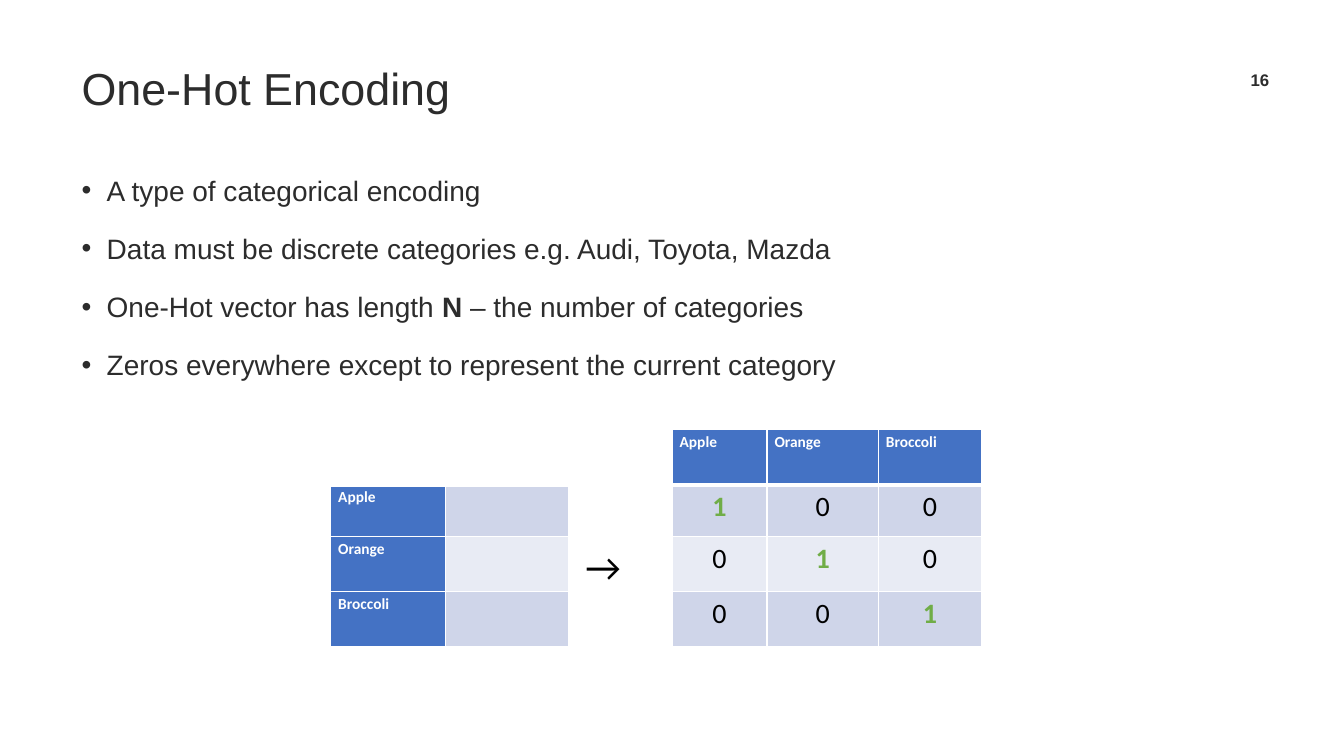
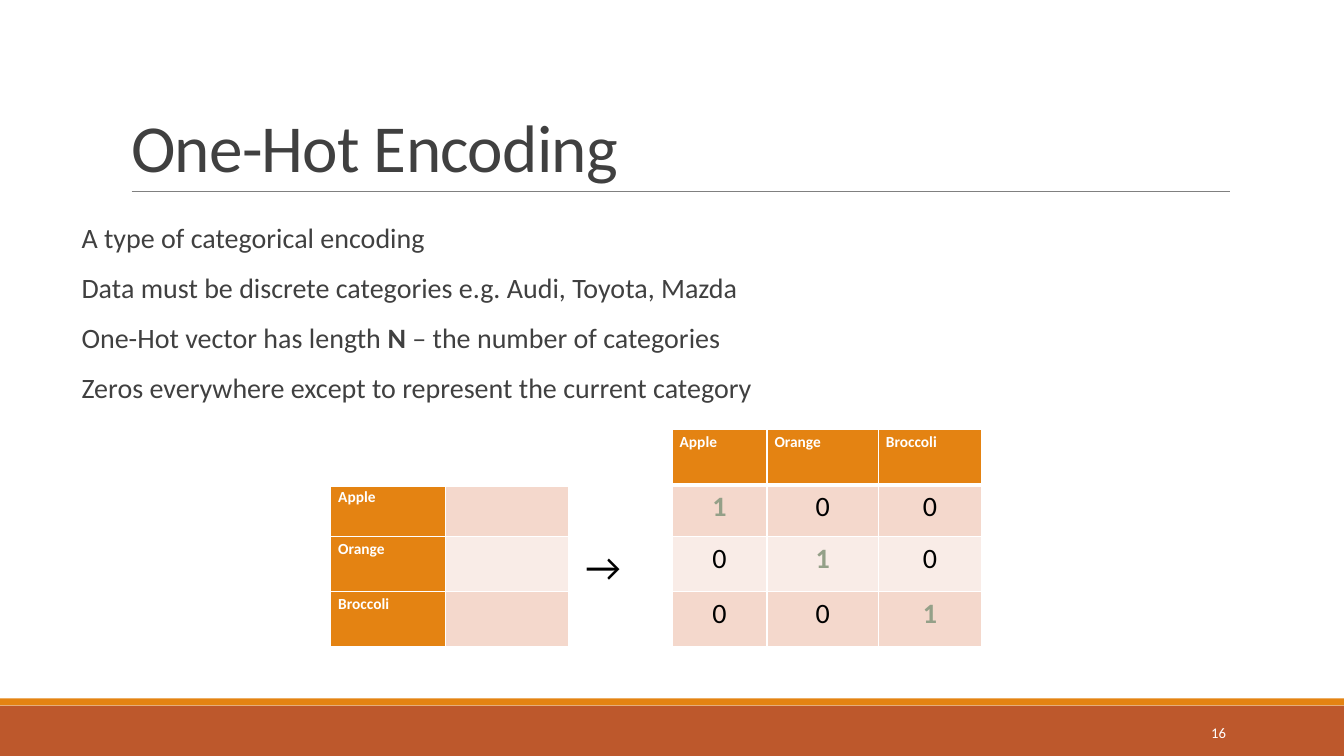
Before and after one commit to TrainingByPackt/Natural-Language-Processing-Fundamentals, a slide deck: slide 16 of Lesson-7-VectorRepresentations/Lesson 7.pptx. Drawn at 1344x756 pixels with LibreOffice and Linux fonts; fonts in the diff are those of the drawing; background and template pictures are left out. Boxes give left, top, right and bottom in pixels: in the first picture for what was removed or moved away, otherwise in the second. Text is boxed around its words. In the diff, an @@ line names an element or a change of style, - is before the commit and + after.

```diff
--- a/Lesson-7-VectorRepresentations/Lesson 7.pptx
+++ b/Lesson-7-VectorRepresentations/Lesson 7.pptx
@@ title "One-Hot Encoding": place and size @@
-title "One-Hot Encoding" at <box>82,72,450,114</box>
+title "One-Hot Encoding" at <box>131,125,618,184</box>
@@ title "One-Hot Encoding" at <box>131,125,618,184</box>: size 32 to 48 pt, font Arial to Calibri, text colour #2C2C2C to #404040, letter spacing 0 to -0.5 pt; line spacing 1 to 0.85; vertical alignment middle to bottom @@
@@ line added from (132, 192) to (1231, 192), #808080 0.5 pt @@
@@ text "A type of categorical encoding": place and size @@
-text "A type of categorical encoding" at <box>107,180,835,381</box>
+text "A type of categorical encoding" at <box>82,228,751,403</box>
@@ text "A type of categorical encoding" at <box>82,228,751,403</box>: font Arial to Calibri, text colour #2C2C2C to #404040; bullet • to  ; line spacing 1.4 to 0.9; more space between paragraphs @@
@@ table at <box>331,430,980,642</box> @@
@@ fill #4472C4 to #E48312 in 6 cells @@
@@ fill #CFD5EA to #F5D9CC in 8 cells @@
@@ fill #E9EBF5 to #FAEDE7 in 4 cells @@
@@ text colour #70AD47 to #94A088 in "1", "1", "1" @@
@@ rectangle added at <box>0,706,1344,756</box>, fill #BD582C @@
@@ rectangle added at <box>0,699,1344,706</box>, fill #E48312 @@
@@ page number: place and size @@
-page number at <box>1251,74,1270,86</box>
+page number at <box>1211,728,1226,738</box>
@@ page number at <box>1211,728,1226,738</box>: size 12 to 10.5 pt, font Arial to Calibri, text colour #2C2C2C to #FFFFFF, bold off; alignment centre to right @@
```
Also in this commit, not shown: 23 other slides changed, 5 slides added, 3 other files.
